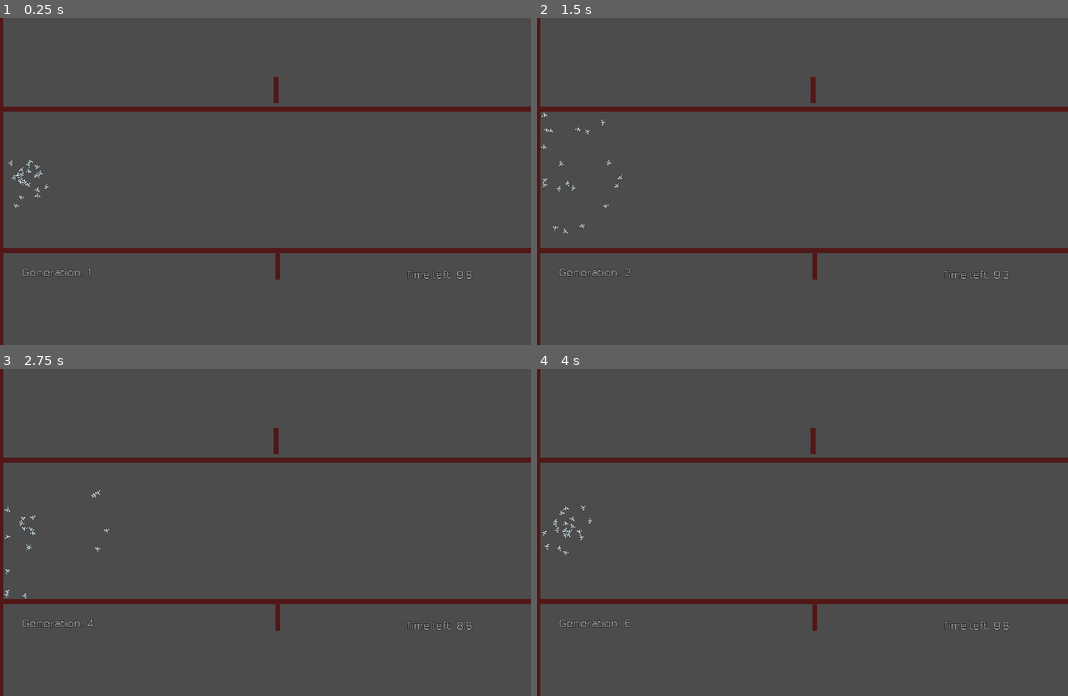
Above: before the commit, frames 1-4 (two rows, left to right).
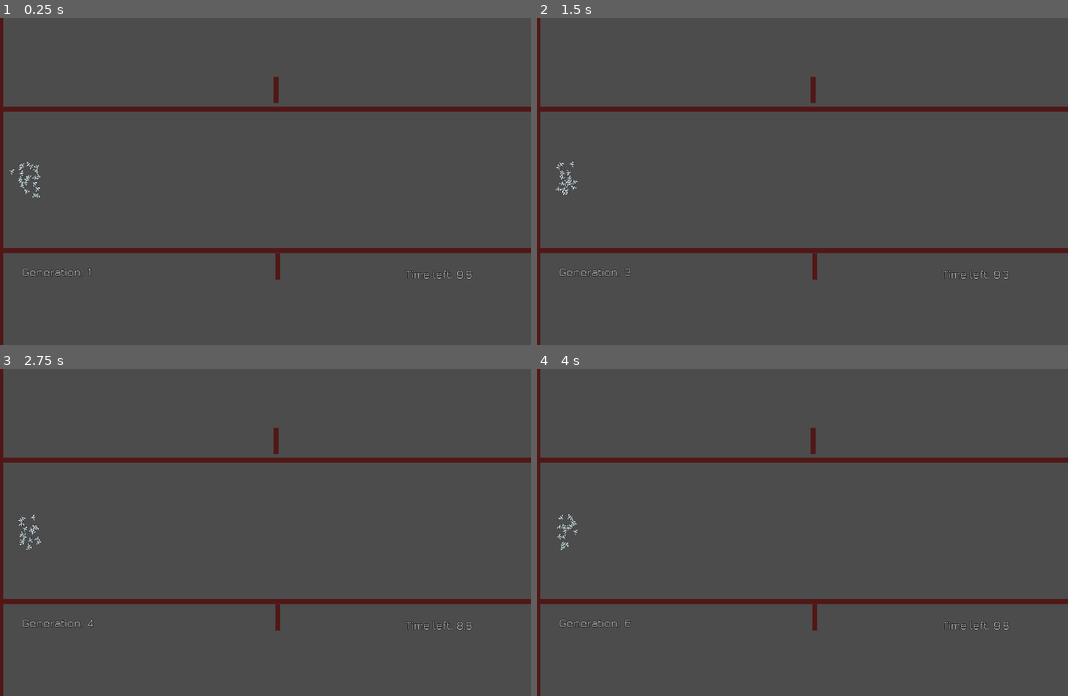
Above: after the commit, the same moments.

Repository: a0x77ry/plasmata
Game: Godot game, scene res://level1.tscn
Two runs of this game, one before a commit and one after it. Both use one fixed random seed, a clock stepped at 60 frames per second and the inputs below.
Inputs:
- Up to frame 1 (0.25 s): no input
- Up to frame 2 (1.5 s): tap Enter (ui_accept) at 0.5, 0.77 s
- Up to frame 3 (2.75 s): tap Enter (ui_accept) at 1.52 s
- Up to frame 4 (4 s): tap Enter (ui_accept) at 3.02, 3.77 s

The runs differ from the first frame. In frame 1, 0.2% of the frame differs, in the area x 1-10%, y 43-59%; in frame 2, 0.3%, in the area x 0-17%, y 28-66%; in frame 3, 0.2%; in frame 4, 0.2%.

Commit message:
Add another input node to the neural network

Diff:
--- a/scripts/agent.gd
+++ b/scripts/agent.gd
@@ -16,6 +16,7 @@
 var nn: NN
 var nn_inputs = [
   {"name": "rotation"},
+  {"name": "inverse_rotation"},
 ]
 var nn_outputs = [
   {"name": "go_right"},
@@ -70,9 +71,10 @@
   var current_rot = get_rotation()
   # Normalized rotation in positive radians
   var newrot = (current_rot if current_rot > 0 else current_rot + TAU) / TAU
+  var invrot = 1 - newrot
   # var newrot = current_rot / PI
   # var newrot = current_rot
-  return {"rotation": newrot}
+  return {"rotation": newrot, "inverse_rotation": invrot}
 
 
 func get_nn_controls(_nn: NN, sensor_input: Dictionary):
@@ -95,8 +97,8 @@
   # nn_rotation = nn_output["go_right"] - nn_output["go_left"]
   # nn_speed = nn_output["go_forward"] - nn_output["go_backward"]
   nn_speed = nn_output["go_forward"]
-  # var real_speed = clamp(nn_speed * speed, -200.0, 300.0)
-  var real_speed = 200.0 if nn_speed > 0 else 0.0
+  var real_speed = clamp(nn_speed * speed, 0.0, 200.0)
+  # var real_speed = 200.0 if nn_speed > 0 else 0.0
   velocity = Vector2(real_speed, 0).rotated(rotation)
 
 
--- a/scripts/main.gd
+++ b/scripts/main.gd
@@ -27,11 +27,12 @@
   var total_distance := 0.0
   var _genomes = []
   for agent in agents:
-    # total_distance += pow(agent.position.x, 2.0)
-    total_distance += agent.position.x
+    total_distance += pow(agent.position.x, 2.0)
+    # total_distance += agent.position.x
   while _genomes.size() < ceil(agents.size() / 2.0):
     for agent in agents:
-      var selection_probability = agent.position.x / total_distance
+      # var selection_probability = agent.position.x / total_distance
+      var selection_probability = pow(agent.position.x, 2.0) / total_distance
       # print("Selection Probability: %s" % selection_probability)
       if random.randf() < selection_probability:
         _genomes.append(agent.genome.duplicate())
@@ -49,6 +50,7 @@
   while parent_genomes.size() >= 2:
     var couple := [parent_genomes.pop_at(random.randi_range(0, parent_genomes.size() - 1)),
         parent_genomes.pop_at(random.randi_range(0, parent_genomes.size() - 1))]
+
     offspring_genomes.append_array(couple_crossover_sbx(couple, (target_polutation / original_gens_size) * 2))
     # print("Number of offspring: %s" % ((target_polutation / original_gens_size) * 2))
   # print("Offspring genomes size after crossover: %s" % offspring_genomes.size())
@@ -62,8 +64,8 @@
   var crossovered_genome = couple_genomes[0].duplicate()
   for _i in range(number_of_offspring):
     for i in range(crossovered_genome["links"].size()):
-      var b = random.randfn(1.0, 0.5)
-      var c = random.randfn(1.0, 0.5)
+      var b = random.randfn(1.0, 0.2)
+      var c = random.randfn(1.0, 0.2)
       var offspring_link_weight_1: float
       var offspring_link_w_shift_1: float
       var offspring_link_weight_2: float
@@ -78,13 +80,13 @@
       offspring_link_weight_2 = ((1.0 - b) * p0_w + (1.0 + b) * p1_w) / 2.0
       offspring_link_w_shift_2 = ((1.0 - c) * p0_ws + (1.0 + c) * p1_ws) / 2.0
 
-      if p0_w != p1_w or p0_ws != p1_ws:
-        print("Parent 0 weight: %s" % p0_w)
-        print("Parent 1 weight: %s" % p1_w)
-        print("Offspring weight: %s" % offspring_link_weight_1)
-        print("Parent 0 w_shift: %s" % p0_ws)
-        print("Parent 1 w_shift: %s" % p1_ws)
-        print("Offspring w_shift: %s" % offspring_link_w_shift_1)
+      # if p0_w != p1_w or p0_ws != p1_ws:
+      #   print("Parent 0 weight: %s" % p0_w)
+      #   print("Parent 1 weight: %s" % p1_w)
+      #   print("Offspring weight: %s" % offspring_link_weight_1)
+      #   print("Parent 0 w_shift: %s" % p0_ws)
+      #   print("Parent 1 w_shift: %s" % p1_ws)
+      #   print("Offspring w_shift: %s" % offspring_link_w_shift_1)
 
       crossovered_genome["links"][i]["weight"] = offspring_link_weight_1
       crossovered_genome["links"][i]["w_shift"] = offspring_link_w_shift_1
@@ -102,7 +104,7 @@
   for genome in mutated_genomes:
     if random.randf() < MUTATION_RATE:
       print("Mutated")
-      check = true
+      check = false
       for link in genome["links"]:
         if random.randf() < 1.0 / float(genome["links"].size()):
           link["weight"] = random.randfn(link["weight"], MUTATION_STANDARD_DEVIATION)
--- a/scripts/neural_network.gd
+++ b/scripts/neural_network.gd
@@ -73,7 +73,7 @@
   for node in output_layer:
     var node_name = node.get_name()
     output_dict[node_name] = node.get_value()
-    output_dict[node_name + "_threshold"] = node.get_normalized_threshold()
+    # output_dict[node_name + "_threshold"] = node.get_normalized_threshold()
 
   # print("Output dict: %s" % output_dict)
   return output_dict
